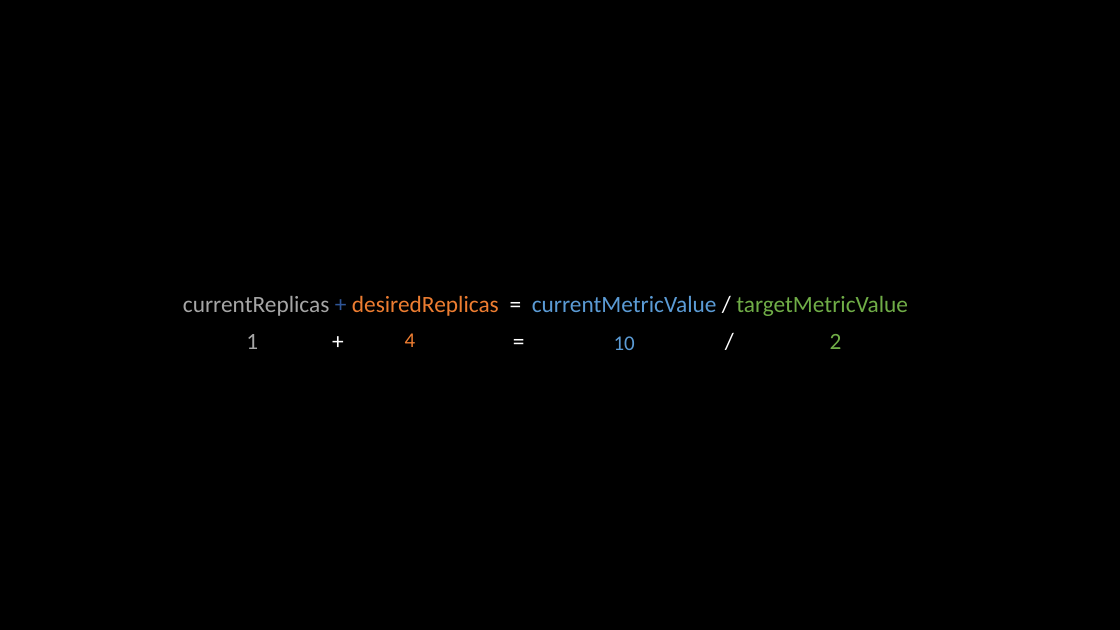
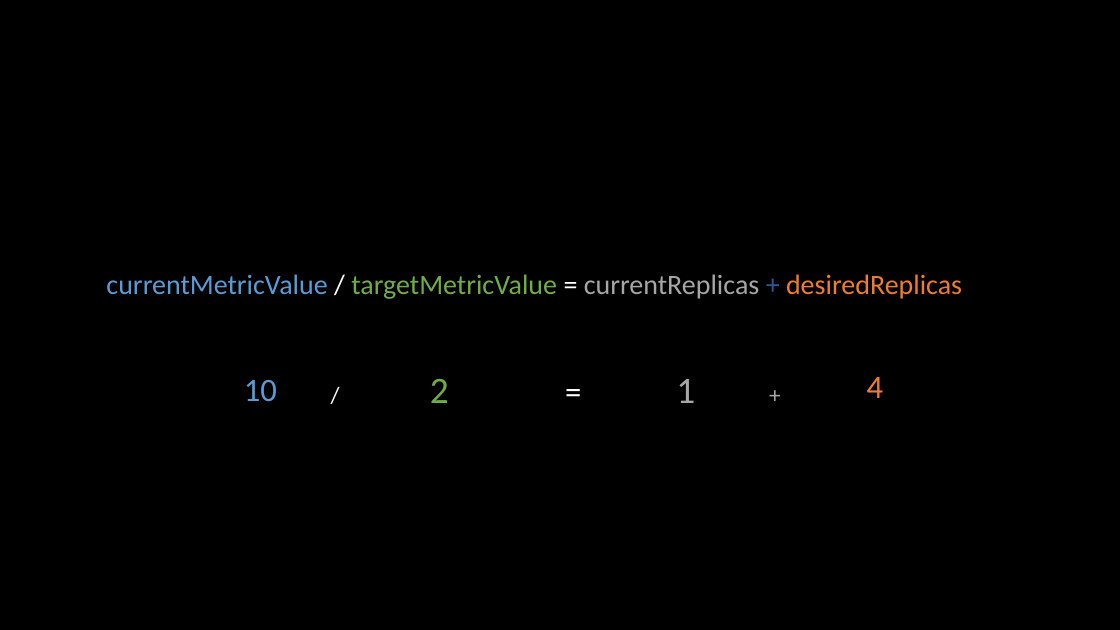
Before and after one commit to eashi/keda-workshop, a slide deck: slide 13 of preso.pptx (slide 11 before the commit). Drawn at 1120x630 pixels with LibreOffice and Linux fonts; fonts in the diff are those of the drawing. Boxes give left, top, right and bottom in pixels: in the first picture for what was removed or moved away, otherwise in the second. Text is boxed around its words. In the diff, an @@ line names an element or a change of style, - is before the commit and + after.

Commit message:
fix targetMetricValue explanation

```diff
--- a/preso.pptx
+++ b/preso.pptx
@@ text at box(106, 274, 962, 299): text changed; size 20 to 24 pt @@
-currentReplicas + desiredReplicas = currentMetricValue / targetMetricValue
+currentMetricValue / targetMetricValue = currentReplicas + desiredReplicas
@@ text "10": place and size @@
-text "10" at box(614, 336, 635, 350)
+text "10" at box(244, 380, 277, 401)
@@ text "10" at box(244, 380, 277, 401): size 18 to 28 pt @@
@@ text at box(430, 379, 695, 403): text changed @@
-1 + = / 2
+/ 2 = 1 +
@@ text "4" at box(867, 377, 884, 398): size 18 to 28 pt @@
@@ text "4": place and size @@
-text "4" at box(405, 333, 416, 347)
+text "4" at box(867, 377, 884, 398)
```
Also in this commit, not shown: 3 other slides changed, 1 slide added.
